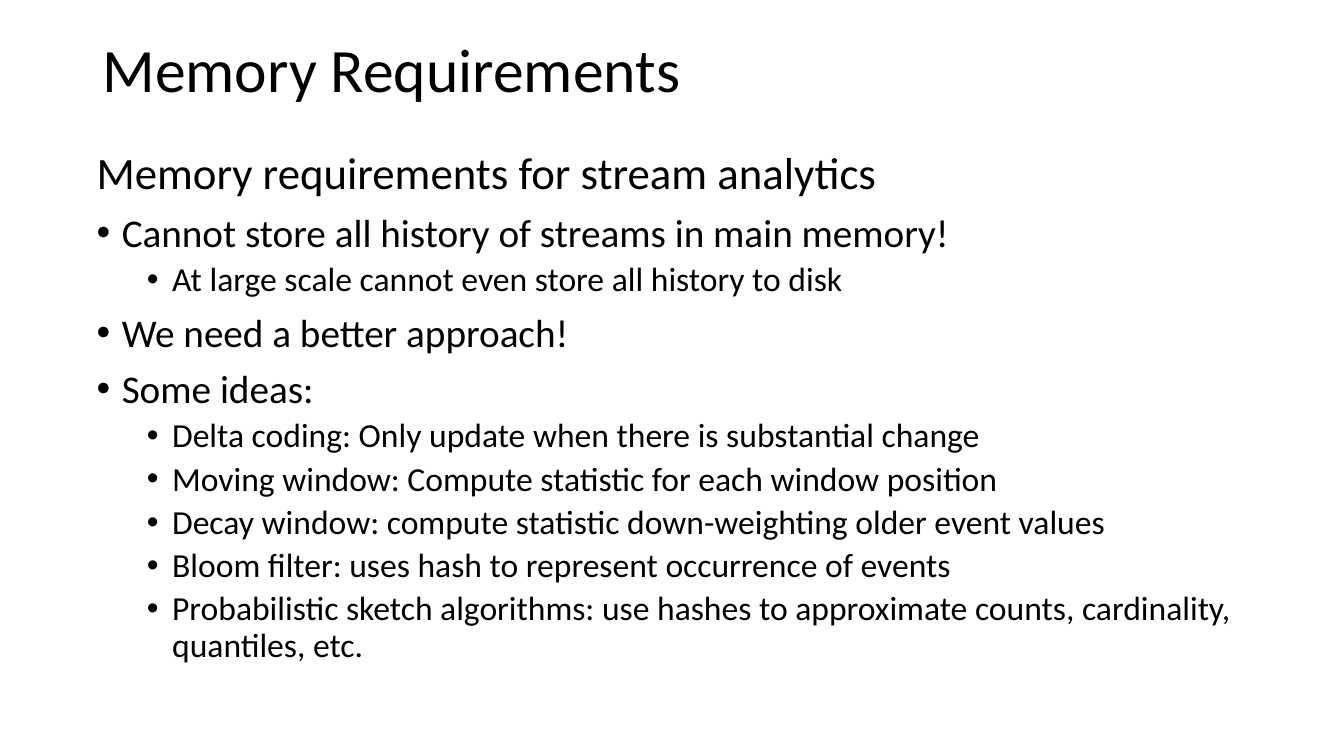
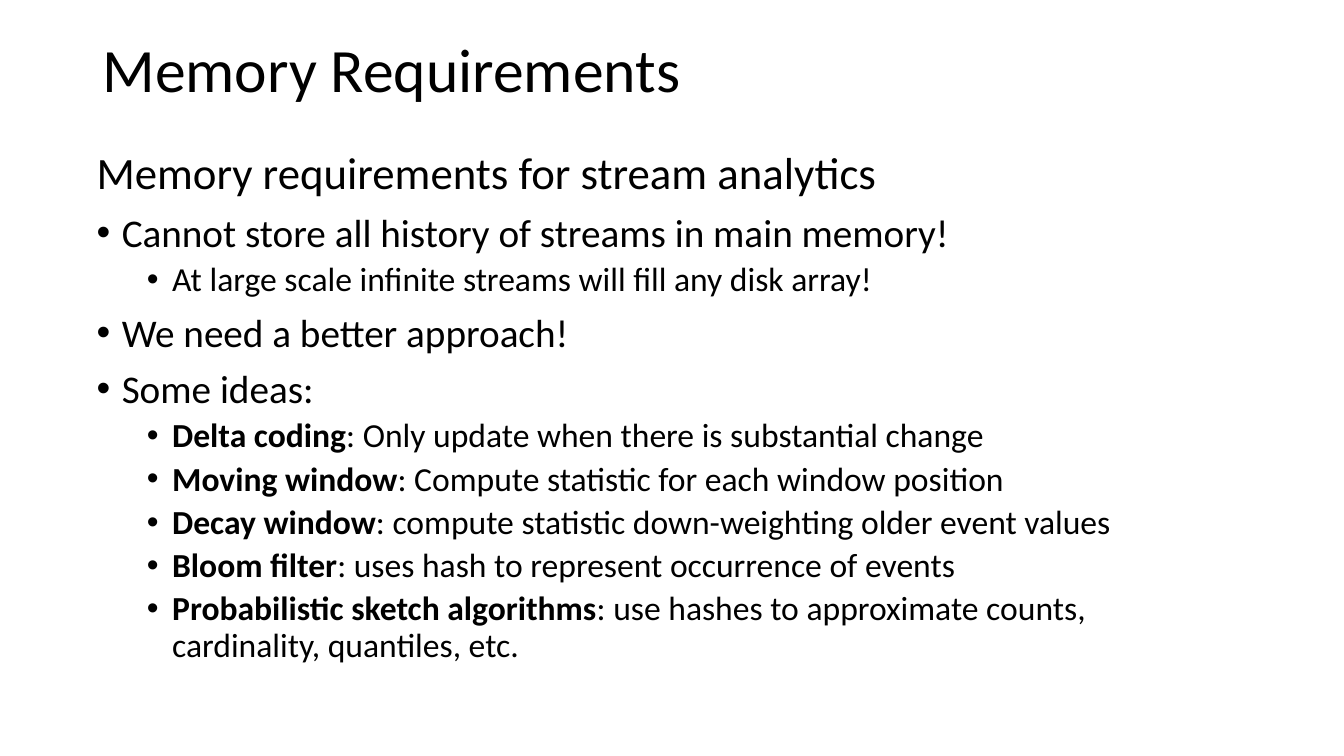
Before and after one commit to StephenElston/CSCI-E-108, a slide deck: slide 12 of slides/3_StreamingAnalytics.pptx. Drawn at 1344x756 pixels with LibreOffice and Linux fonts; fonts in the diff are those of the drawing. Boxes give left, top, right and bottom in pixels: in the first picture for what was removed or moved away, otherwise in the second. Text is boxed around its words. In the diff, an @@ line names an element or a change of style, - is before the commit and + after.

Commit message:
Corrected typos and fixed annimation errors

```diff
--- a/slides/3_StreamingAnalytics.pptx
+++ b/slides/3_StreamingAnalytics.pptx
@@ text at (172,267,871,297): text changed @@
-  • At large scale cannot even store all history to disk
+  • At large scale infinite streams will fill any disk array!
@@ text at (172,423,1110,663): bold on in "Delta coding:", "Moving window:", "Decay window:", "Bloom filter:" and 1 more places @@
```
Also in this commit, not shown: 9 other slides changed, 1 slide removed.
